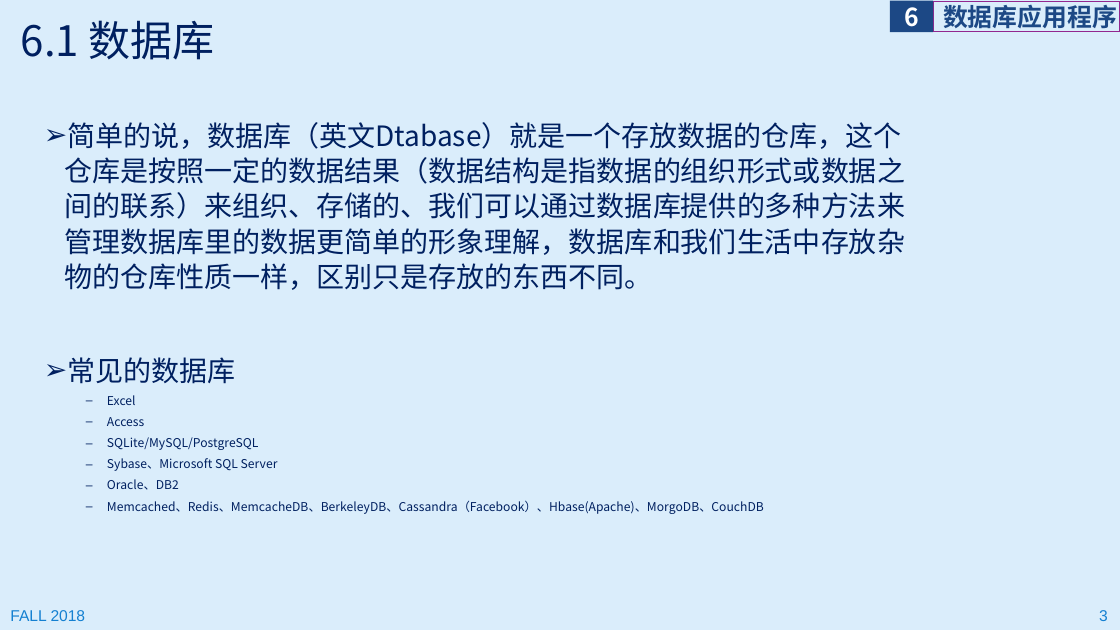
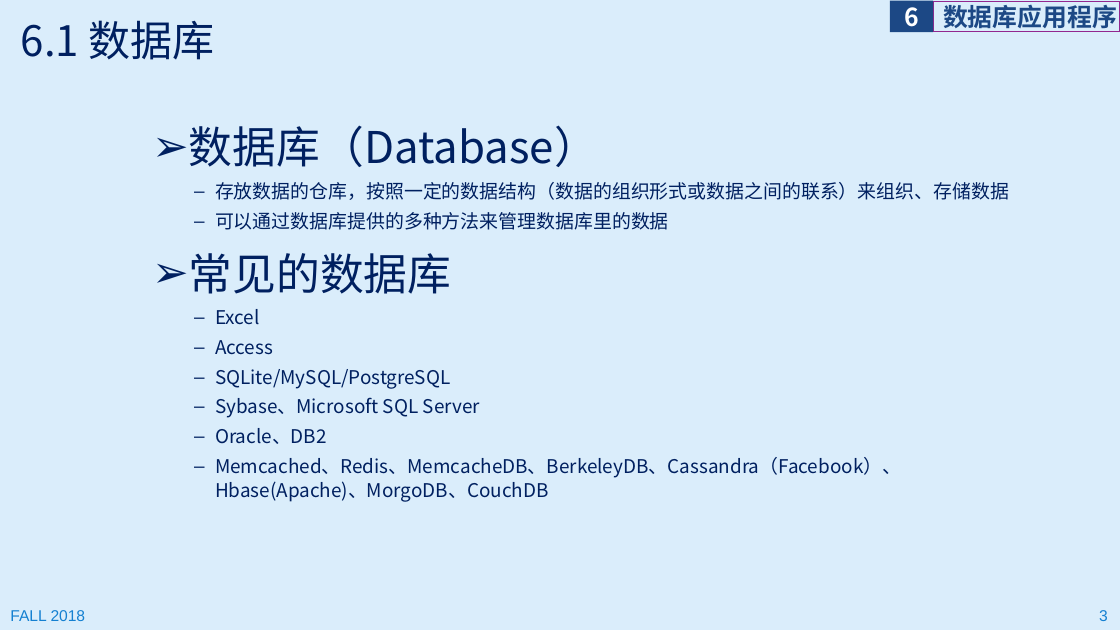
Before and after one commit to jichenghu/ppt_programmingWindows, a slide deck: slide 3 of programmingWindows_6.pptx. Drawn at 1120x630 pixels with LibreOffice and Linux fonts; fonts in the diff are those of the drawing. Boxes give left, top, right and bottom in pixels: in the first picture for what was removed or moved away, otherwise in the second. Text is boxed around its words. In the diff, an @@ line names an element or a change of style, - is before the commit and + after.

```diff
--- a/programmingWindows_6.pptx
+++ b/programmingWindows_6.pptx
@@ text "数据库（Database）": place and size @@
-text "数据库（Database）" at box(65, 122, 905, 514)
+text "数据库（Database）" at box(189, 125, 1009, 502)
@@ text at box(189, 125, 1009, 230): text changed; size 24 to 16.2 pt @@
-➢ 简单的说，数据库（英文Dtabase）就是一个存放数据的仓库，这个仓库是按照一定的数据结果（数据结构是指数据的组织形式或数据之间的联系）来组织、存储的、我们可以通过数据库提供的多种方法来管理数据库里的数据更简单的形象理解，数据库和我们生活中存放杂物的仓库性质一样，区别只是存放的东西不同。
+➢ 数据库（Database）
+  – 存放数据的仓库，按照一定的数据结构（数据的组织形式或数据之间的联系）来组织、存储数据
+  – 可以通过数据库提供的多种方法来管理数据库里的数据
@@ text at box(189, 253, 901, 502): size 24 to 37.5 pt in "常见的数据库"; size 10.4 to 16.2 pt in "Excel", "Access", "SQLite/MySQL/PostgreSQL", "Sybase、Microsoft SQL Server" and 2 more places @@
```
Also in this commit, not shown: 4 other slides changed, 1 slide added, 5 other files.
